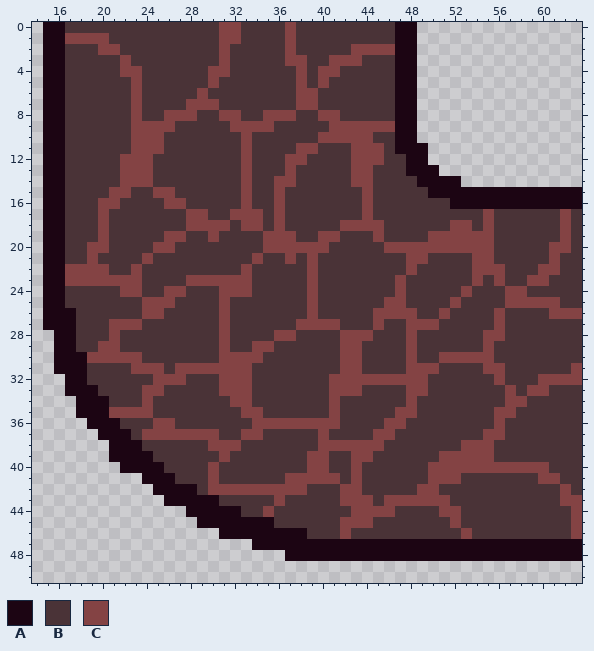
Pixel-art sprite -- graphics/snake_default/body_SW.png. Above: the version before the commit.
The file is 64x64 pixels. Shown: x 14..63, y 0..50.
Palette (. is transparent): A #1c0513  B #4a3337  C #844344
The same view after the edit:
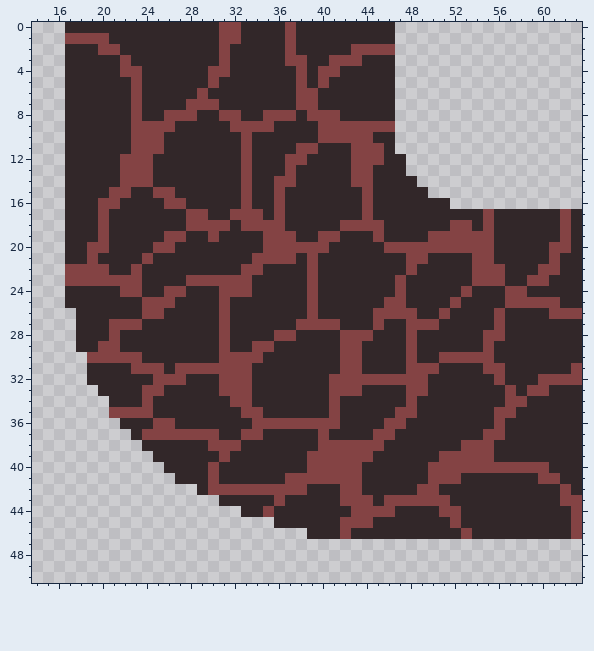
The exact change:
@@ palette @@
-B #4a3337
+B #322729
@@ x 14..63 @@
- 0 .AABBBBBBBBBBBBBBCCBBBBCBBBBBBBBBAA...............
- 1 .AACCCCBBBBBBBBBBCCBBBBCBBBBBBBBBAA...............
- 2 .AABBBCCBBBBBBBBBCBBBBBCBBBBBCCCCAA...............
- 3 .AABBBBBCBBBBBBBBCBBBBBCCBBCCCBBBAA...............
- 4 .AABBBBBCCBBBBBBCCBBBBBBCBCCBBBBBAA...............
- 5 .AABBBBBBCBBBBBBCBBBBBBBCBCBBBBBBAA...............
- 6 .AABBBBBBCBBBBBCBBBBBBBBCCBBBBBBBAA...............
- 7 .AABBBBBBCBBBBCCCBBBBBBBCCBBBBBBBAA...............
- 8 .AABBBBBBCBBCCCBBCCBBCCCBBCCBBBBBAA...............
- 9 .AABBBBBBCCCCBBBBBCCCCBBBBBCCCCCCAA...............
-10 .AABBBBBBCCCBBBBBBBCBBBBBBCCCCCBBAA...............
-11 .AABBBBBBCCCBBBBBBBCBBBBCCBBBCCCBAAA..............
-12 .AABBBBBCCCBBBBBBBBCBBBCCBBBBCCCBBAA..............
-13 .AABBBBBCCCBBBBBBBBCBBBCBBBBBCCBBBAAA.............
-14 .AABBBBBCCCBBBBBBBBCBBCCBBBBBCCBBBBAAAA...........
-15 .AABBBBCCBBCCBBBBBBCBBCBBBBBBBCBBBBBAAAAAAAAAAAAAA
-16 .AABBBCCBBBBCCBBBBBCBBCBBBBBBBCBBBBBBBAAAAAAAAAAAA
-17 .AABBBCBBBBBBBCCBBCCCBCBBBBBBBCBBBBBBBBBBCBBBBBBCB
-18 .AABBBCBBBBBBBCCCCBCCBCBBBBBCCCCBBBBBBCCBCBBBBBBCB
-19 .AABBBCBBBBBCCBBCBBBBCCCBBCCBBBCBBBBCCCCCCBBBBBBCB
-20 .AABBCCBBBBCCBBBBBBBBCCCCCCBBBBBCCCCCCCCCCBBBBBCCB
-21 .AABBCBBBBCBBBBBBBBBCBBCBCBBBBBBBBCCBBBBCCBBBBBCBB
-22 .AACCCCBBCBBBBBBBBBCBBBBBCBBBBBBBBCBBBBBCCCBBBCCBB
-23 .AACCCCCCCBBBBCCCCCCBBBBBCBBBBBBBCBBBBBBCBCBBCCBBB
-24 .AABBBBBCCBBCCBBBCCCBBBBBCBBBBBBBCBBBBBCBBBCCBBBBB
-25 .AABBBBBBBCCCBBBBCBBBBBBBCBBBBBBCCBBBBCBBBBCCCCCBB
-26 .AAABBBBBBCCBBBBBCBBBBBBBCBBBBBCCCCBBCBBBBCBBBBCCC
-27 .AAABBBCCCBBBBBBBCBBBBBBCCCCBBBCBBCCCBBBBBCBBBBBBB
-28 ..AABBBCBBBBBBBBBCBBBBCCBBBBCCCBBBCBBBBBBCCBBBBBBB
-29 ..AABBCCBBBBBBBBBCBBCCBBBBBBCCBBBBCBBBBBBCBBBBBBBB
-30 ..AAACCCCCBBBBBBBCCCCBBBBBBBCCBBBBCBBCCCCCBBBBBBBB
-31 ..AAABBBBCCCBCCCCCCCBBBBBBBBCCBBBBCCCBBBBCCBBBBBBC
-32 ...AABBBBBBCCCBBBCCCBBBBBBBCCCCCCCCCBBBBBBCBBBCCCC
-33 ...AAABBBBCCBBBBBCCCBBBBBBBCCCBBBBCCBBBBBBBCBCCBBB
-34 ....AAABBBCBBBBBBBCCBBBBBBBCBBBBBBCBBBBBBBBCCBBBBB
-35 ....AAACCCCBBBBBBBBCCBBBBBBCBBBBBCCBBBBBBBCCBBBBBB
-36 .....AAABBBCCBBBBBBBCCCCCCCCBBBBCCBBBBBBBBCBBBBBBB
-37 ......AAABCCCCCCCBBCCBBBBBCBBBBCCBBBBBBBBCCBBBBBBB
-38 .......AAABBBBBBCCCBBBBBBBCCCCCCBBBBBBBCCCBBBBBBBB
-39 .......AAAABBBBBBCBBBBBBBCCBBCCBBBBBBCCCCCBBBBBBBB
-40 ........AAAABBBBCBBBBBBBBCCBBCBBBBBBCCCCCCCCCCCBBB
-41 ..........AAABBBCBBBBBBCCCCCBCBBBBBBCCCBBBBBBBCCBB
-42 ...........AAAABCCCCCCCCCBBBCCBBBBBCCBBBBBBBBBBBCB
-43 ............AAAAABBBBBCBBBBBCCCBCCCCCCBBBBBBBBBBCC
-44 ..............AAAAABBCBBBBBBBCCCCBBBBCCBBBBBBBBBBC
-45 ...............AAAAAAABBBBBBCCCBBBBBBBCBBBBBBBBBBC
-46 .................AAAAAAAABBBCBBBBBBBBBBCBBBBBBBBBC
-47 ....................AAAAAAAAAAAAAAAAAAAAAAAAAAAAAA
-48 .......................AAAAAAAAAAAAAAAAAAAAAAAAAAA
+ 0 ...BBBBBBBBBBBBBBCCBBBBCBBBBBBBBB.................
+ 1 ...CCCCBBBBBBBBBBCCBBBBCBBBBBBBBB.................
+ 2 ...BBBCCBBBBBBBBBCBBBBBCBBBBBCCCC.................
+ 3 ...BBBBBCBBBBBBBBCBBBBBCCBBCCCBBB.................
+ 4 ...BBBBBCCBBBBBBCCBBBBBBCBCCBBBBB.................
+ 5 ...BBBBBBCBBBBBBCBBBBBBBCBCBBBBBB.................
+ 6 ...BBBBBBCBBBBBCBBBBBBBBCCBBBBBBB.................
+ 7 ...BBBBBBCBBBBCCCBBBBBBBCCBBBBBBB.................
+ 8 ...BBBBBBCBBCCCBBCCBBCCCBCCCBBBBB.................
+ 9 ...BBBBBBCCCCBBBBBCCCCBBBBCCCCCCC.................
+10 ...BBBBBBCCCBBBBBBBCBBBBBBCCCCCBB.................
+11 ...BBBBBBCCCBBBBBBBCBBBBCCBBBCCCB.................
+12 ...BBBBBCCCBBBBBBBBCBBBCCBBBBCCCBB................
+13 ...BBBBBCCCBBBBBBBBCBBBCBBBBBCCBBB................
+14 ...BBBBBCCCBBBBBBBBCBBCCBBBBBCCBBBB...............
+15 ...BBBBCCBBCCBBBBBBCBBCBBBBBBBCBBBBB..............
+16 ...BBBCCBBBBCCBBBBBCBBCBBBBBBBCBBBBBBB............
+17 ...BBBCBBBBBBBCCBBCCCBCBBBBBBBCBBBBBBBBBBCBBBBBBCB
+18 ...BBBCBBBBBBBCCCCBCCCCBBBBBCCCCBBBBBBCCBCBBBBBBCB
+19 ...BBBCBBBBBCCBBCBBBBCCCBBCCBBBCBBBBCCCCCCBBBBBBCB
+20 ...BBCCBBBBCCBBBBBBBBCCCCCCBBBBBCCCCCCCCCCBBBBBCCB
+21 ...BBCBBBBCBBBBBBBBBCCCCBCBBBBBBBBCCBBBBCCBBBBBCBB
+22 ...CCCCBBCBBBBBBBBBCCBBBBCBBBBBBBBCBBBBBCCCBBBCCBB
+23 ...CCCCCCCBBBBCCCCCCBBBBBCBBBBBBBCBBBBBBCCCBBCCBBB
+24 ...BBBBBCCBBCCBBBCCCBBBBBCBBBBBBBCBBBBBCBBBCCBBBBB
+25 ...BBBBBBBCCCBBBBCBBBBBBBCBBBBBBCCBBBBCBBBBCCCCCBB
+26 ....BBBBBBCCBBBBBCBBBBBBBCBBBBBCCCCBBCBBBBCBBBBCCC
+27 ....BBBCCCBBBBBBBCBBBBBBCCCCBBBCBBCCCBBBBBCBBBBBBB
+28 ....BBBCBBBBBBBBBCBBBBCCBBBBCCCBBBCBBBBBBCCBBBBBBB
+29 ....BBCCBBBBBBBBBCBBCCBBBBBBCCBBBBCBBBBBBCBBBBBBBB
+30 .....CCCCCBBBBBBBCCCCBBBBBBBCCBBBBCBBCCCCCBBBBBBBB
+31 .....BBBBCCCBCCCCCCCBBBBBBBBCCBBBBCCCBBBBCCBBBBBBC
+32 .....BBBBBBCCCBBBCCCBBBBBBBCCCCCCCCCBBBBBBCBBBCCCC
+33 ......BBBBCCBBBBBCCCBBBBBBBCCCBBBBCCBBBBBBBCBCCBBB
+34 .......BBBCBBBBBBBCCBBBBBBBCBBBBBBCBBBBBBBBCCBBBBB
+35 .......CCCCBBBBBBBBCCBBBBBBCBBBBBCCBBBBBBBCCBBBBBB
+36 ........BBBCCBBBBBBBCCCCCCCCBBBBCCBBBBBBBBCBBBBBBB
+37 .........BCCCCCCCBBCCBBBBBCBBBBCCBBBBBBBBCCBBBBBBB
+38 ..........BBBBBBCCCBBBBBBBCCCCCCBBBBBBBCCCBBBBBBBB
+39 ...........BBBBBBCBBBBBBBCCCCCCBBBBBBCCCCCBBBBBBBB
+40 ............BBBBCBBBBBBBBCCCCCBBBBBBCCCCCCCCCCCBBB
+41 .............BBBCBBBBBBCCCCCCCBBBBBBCCCBBBBBBBCCBB
+42 ...............BCCCCCCCCCBBBCCBBBBBCCBBBBBBBBBBBCB
+43 .................BBBBBCBBBBBCCCBCCCCCCBBBBBBBBBBCC
+44 ...................BBCBBBBBBBCCCCBBBBCCBBBBBBBBBBC
+45 ......................BBBBBBCCCBBBBBBBCBBBBBBBBBBC
+46 .........................BBBCBBBBBBBBBBCBBBBBBBBBC
+47 ..................................................
+48 ..................................................
 49 ..................................................
